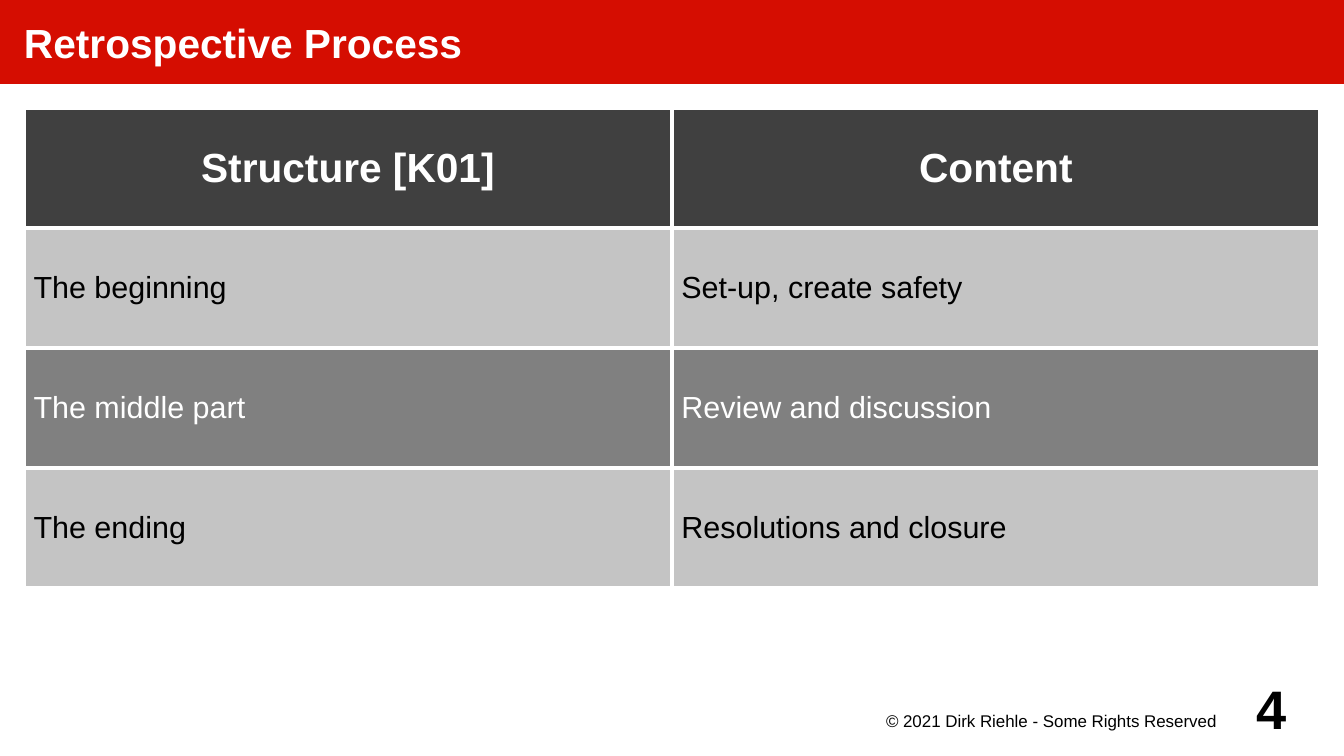
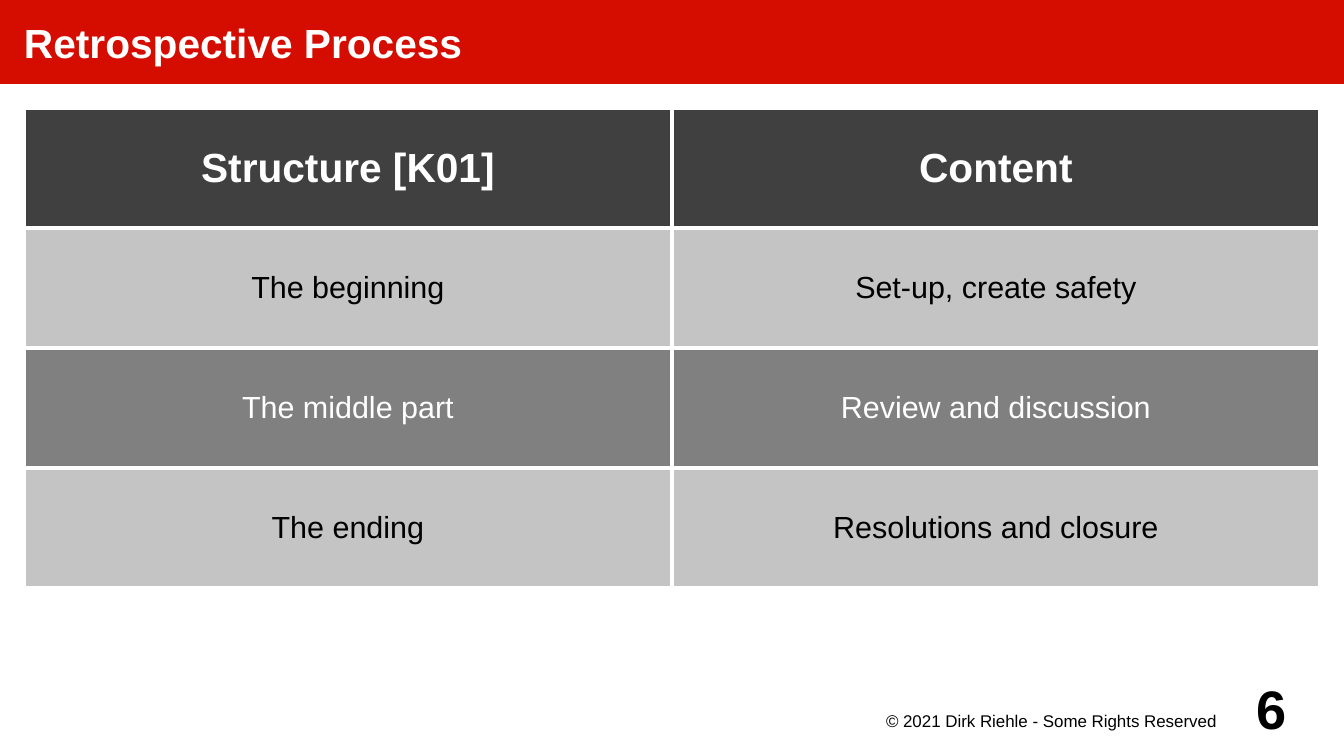
Before and after one commit to dirkriehle/amos-course, a slide deck: slide 6 of Lecture slides/AMOS G01 - Process Improvement.odp (slide 4 before the commit). Drawn at 1344x756 pixels with LibreOffice and Linux fonts; fonts in the diff are those of the drawing. Boxes give left, top, right and bottom in pixels: in the first picture for what was removed or moved away, otherwise in the second. Text is boxed around its words. In the diff, an @@ line names an element or a change of style, - is before the commit and + after.

```diff
--- a/Lecture slides/AMOS G01 - Process Improvement.odp
+++ b/Lecture slides/AMOS G01 - Process Improvement.odp
@@ table at box(24, 109, 1321, 589) @@
@@ alignment left to centre @@
@@ page number at box(1257, 691, 1287, 730): text changed @@
-4
+6
```
Also in this commit, not shown: 4 other slides changed, 5 slides added, 19 other files.
